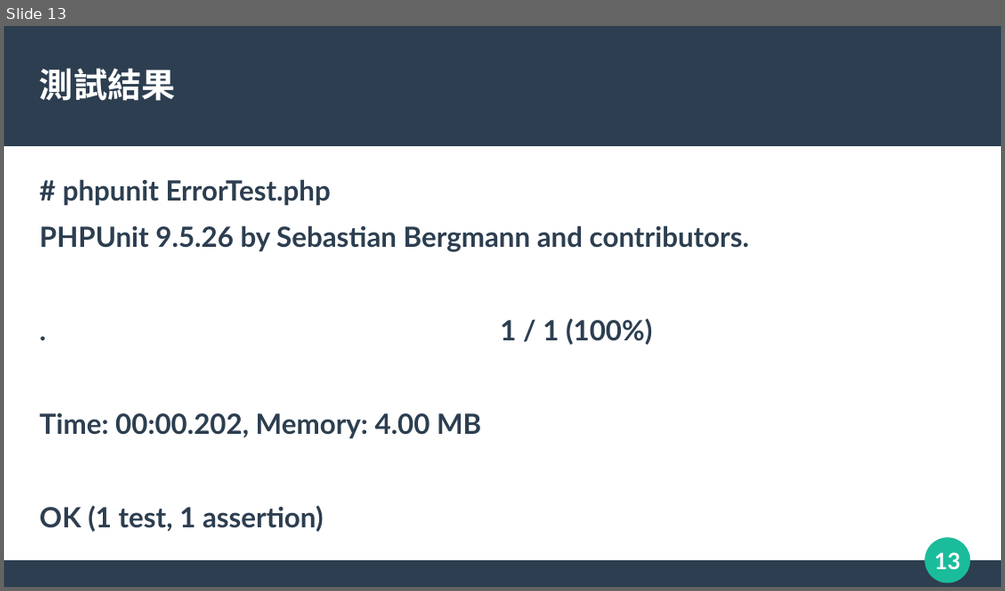
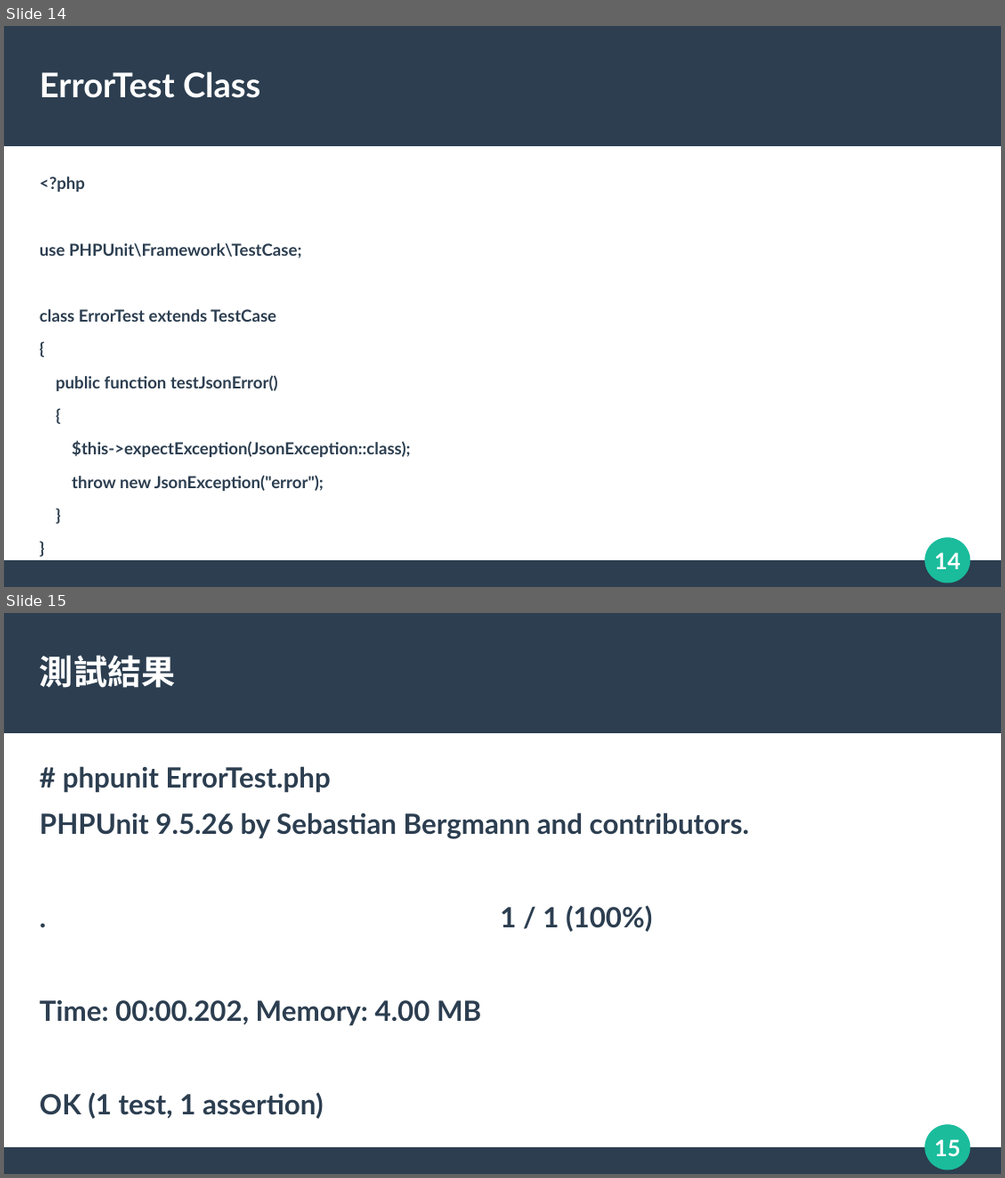
Before and after one commit to Ian-PChome/phpunit, a slide deck: PHPUnit Test.odp. Shown one above the other, each under a label of ours: slide 13 before the commit, slides 14 and 15 after it. The pictures are 1005x591 and 1005x1178 pixels, drawn with LibreOffice and Linux fonts; fonts in the diff are those of the drawing. Boxes give left, top, right and bottom in pixels: in the first picture for what was removed or moved away, otherwise in the second. Text is boxed around its words. In the diff, an @@ line names an element or a change of style, - is before the commit and + after.

```diff
--- a/PHPUnit Test.odp
+++ b/PHPUnit Test.odp
@@ slide 14 added at <box>4,26,1001,587</box>, background #FFFFFF; not listed: 4 template elements that a slide beside it also shows @@
@@ title added at <box>40,71,260,98</box>, 27 pt, text #FFFFFF, bold @@
+ErrorTest Class
@@ text added at <box>40,176,410,491</box>, 13.2 pt, text #2C3E50, bold @@
+<?php
+use PHPUnit\Framework\TestCase;
+class ErrorTest extends TestCase
+{
+public function testJsonError()
+{
+$this->expectException(JsonException::class);
+throw new JsonException("error");
+}
+}
@@ what was slide 13 is now slide 15 @@
@@ page number at <box>934,1139,960,1156</box>: text changed @@
-13
+15
```
Also in this commit, not shown: 4 slides changed, 6 other slides added, 3 slides removed, 11 other files.
